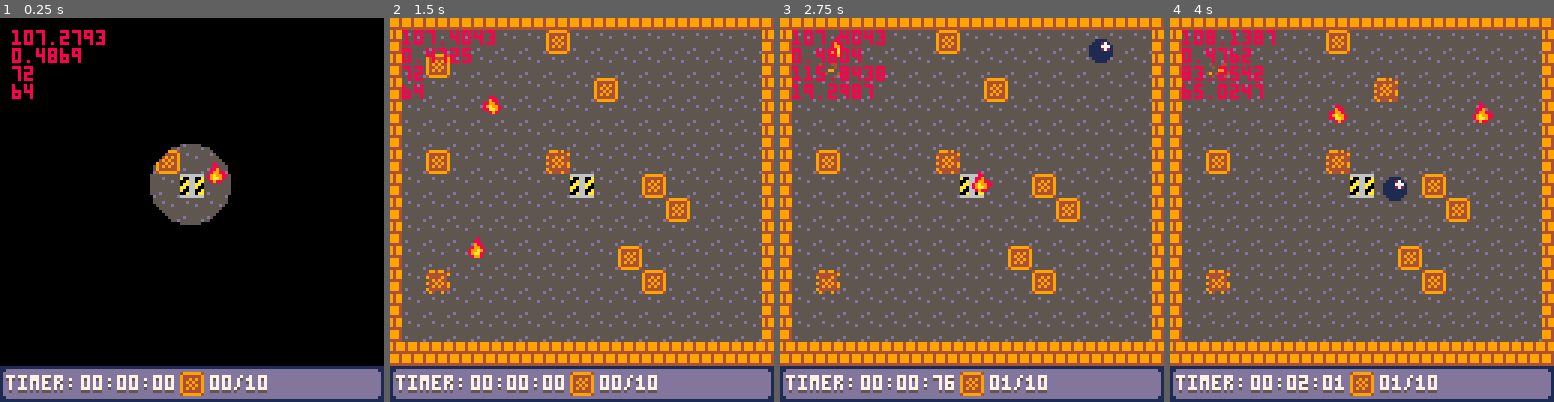
Above: before the commit, frames 1-4 (left to right).
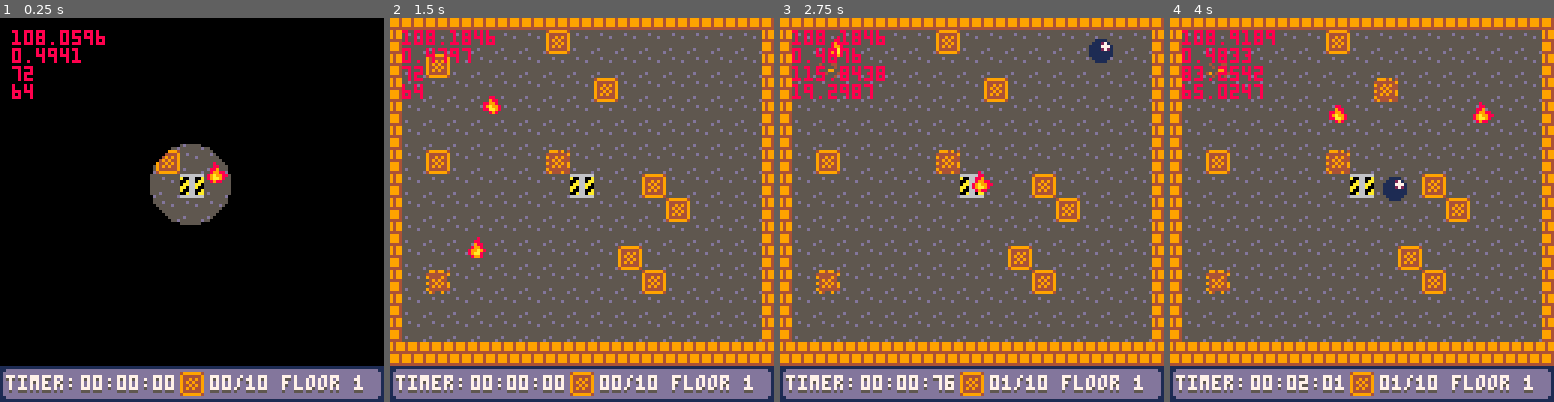
Above: after the commit, the same moments.

Repository: SHKBRD/P8CrateBall
Game: PICO-8 cartridge balltest24.p8
Same seed, same stepped clock (60 frames per second), same inputs: the game is played once before the commit and once after it.
Inputs:
- Up to frame 1 (0.25 s): no input
- Up to frame 2 (1.5 s): tap X (X key) at 0.33, 1.07 s; tap O (Z key) at 0.7 s
- Up to frame 3 (2.75 s): hold Right 1.6-2.1 s; tap O (Z key) at 1.7, 2.1, 2.5 s; tap X (X key) at 1.85 s; hold Up 2.15-2.42 s; hold Right from 2.47 s (still down)
- Up to frame 4 (4 s): tap O (Z key) at 2.9, 3.3, 3.7 s; tap X (X key) at 2.97 s; release Right at 3.03 s; hold Left 3.08-3.58 s; hold Down 3.63-3.97 s

The runs differ from the first frame. In frame 1, 0.7% of the frame differs, in the area x 9-95%, y 3-98%; in frame 2, 0.7%; in frame 3, 0.6%; in frame 4, 0.7%.

Commit message:
add floor count

Diff:
--- a/balltest24.p8
+++ b/balltest24.p8
@@ -764,7 +764,9 @@
 	["."] = 52,
 	["/"] = 56,
 	["["] = 60,
-	["]"] = 64
+	["]"] = 64,
+	[" "] = 68,
+	["_"] = 72
 }
 
 --[[
@@ -889,6 +891,13 @@
 	draw_str(drawstr, 82, 131)
 end
 
+function draw_floor_count()
+	drawstr = ""
+	drawstr ..= "floor "
+	drawstr ..= floor_level
+	draw_str(drawstr, 106, 131)
+end
+
 function draw_debug()
 	draw_mem()
 	draw_cpu()
@@ -899,6 +908,7 @@
 	draw_low_bg()
 	draw_clock()
 	draw_crates_rem()
+	draw_floor_count()
 	if (debug) draw_debug()
 end
 -->8
@@ -1195,8 +1205,8 @@
 75707700557055707070755075505570757075700700557070000000075075000570000000000000000000000000000000000000000000000000000000000000
 70705700777077707770777077700070777077700500077070000000070070000070000000000000000000000000000000000000000000000000000000000000
 70700700755055705570557075700070757055700700055050000000070070000070000000000000000000000000000000000000000000000000000000000000
-77707770777077700070777077700070777000700500070070007000750077000770000000000000000000000000000000000000000000000000000000000000
-55505550555055500050555055500050555000500000050050005000500055000550000000000000000000000000000000000000000000000000000000000000
+77707770777077700070777077700070777000700500070070007000750077000770000077700000000000000000000000000000000000000000000000000000
+55505550555055500050555055500050555000500000050050005000500055000550000055500000000000000000000000000000000000000000000000000000
 00000000000000000000000000000000000000000000000000000000000000000000000000000000000000000000000000000000000000000000000000000000
 00000000000000000000000000000000000000000000000000000000000000000000000000000000000000000000000000000000000000000000000000000000
 07007700077077007770777007707070777077707070700077707700077077707770777077707770707070707070707070707770000000000000000000000000
